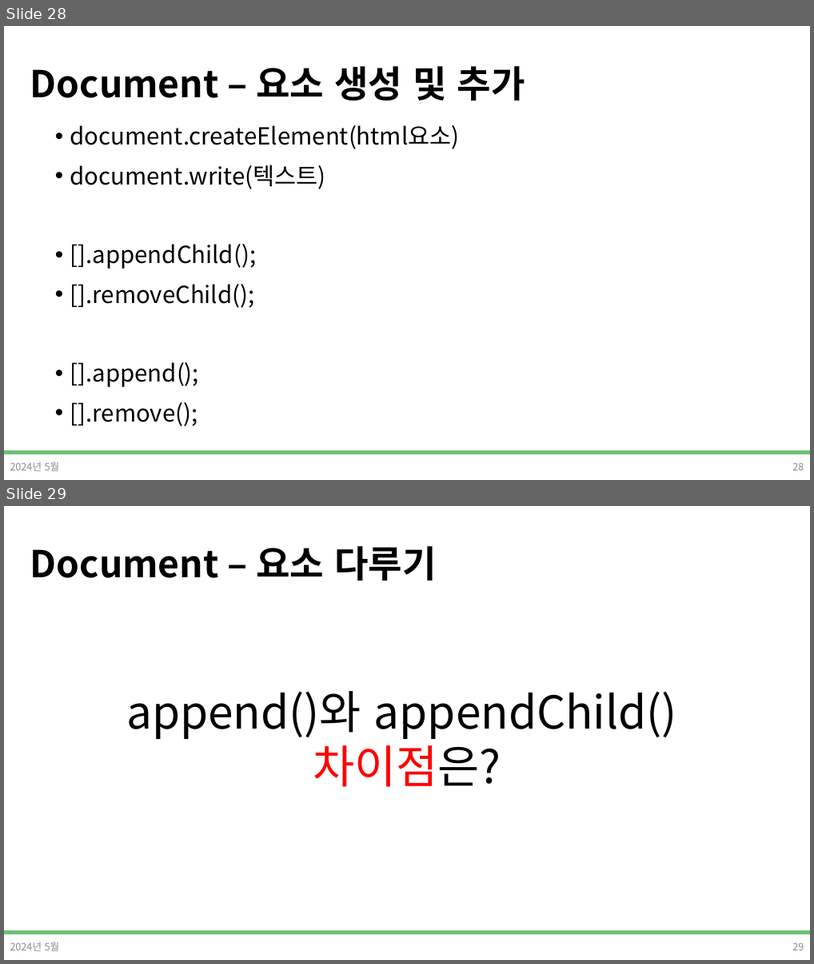
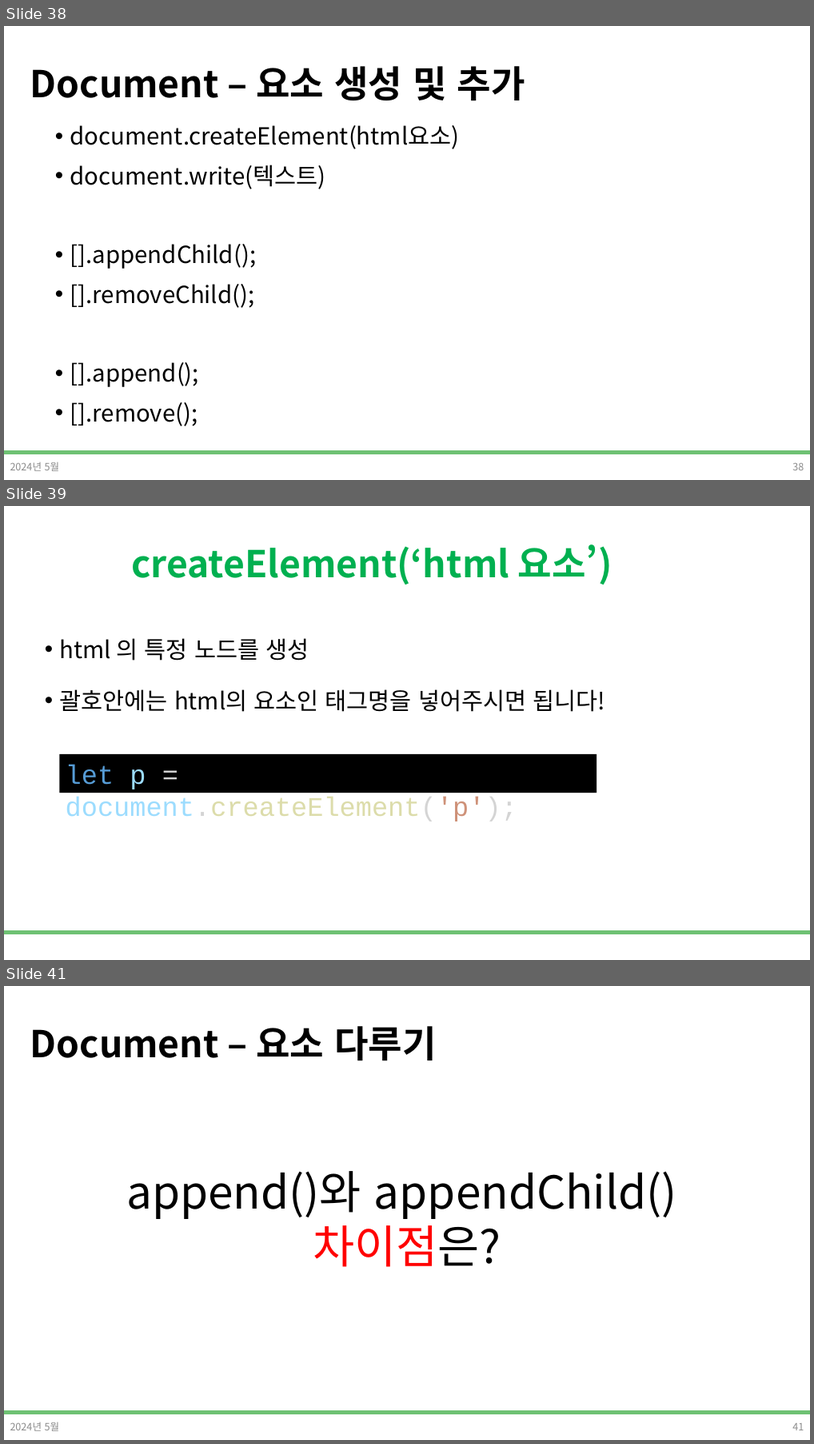
Before and after one commit to DevDamon0527/SeSAC_Yeongdeungpo_Campus_6th, a slide deck: material/[SeSAC_YDP_6] 04_2_Javascript_표준객체,DOM.pptx. Shown one above the other, each under a label of ours: slides 28 and 29 before the commit, slides 38, 39 and 41 after it; the slides between them are not shown. The pictures are 814x964 and 814x1444 pixels, drawn with LibreOffice and Linux fonts; fonts in the diff are those of the drawing; background and template pictures are left out. Boxes give left, top, right and bottom in pixels: in the first picture for what was removed or moved away, otherwise in the second. Text is boxed around its words. In the diff, an @@ line names an element or a change of style, - is before the commit and + after.

```diff
--- a/material/[SeSAC_YDP_6] 04_2_Javascript_표준객체,DOM.pptx
+++ b/material/[SeSAC_YDP_6] 04_2_Javascript_표준객체,DOM.pptx
@@ slide 39 added at <box>4,506,810,960</box>, background #FFFFFF; not listed: 1 template element that a slide beside it also shows @@
@@ title added at <box>131,544,613,584</box>, 44 pt, text #00B050, bold @@
+createElement(‘html 요소’)
@@ text added at <box>60,638,606,712</box>, 28 pt, text #000000 @@
+• html 의 특정 노드를 생성
+• 괄호안에는 html의 요소인 태그명을 넣어주시면 됩니다!
@@ rectangle added at <box>60,754,598,792</box>, fill #000000, 32 pt, text #DCDCAA @@
+let p = document.createElement('p');
@@ what was slide 28 is now slide 38 @@
@@ what was slide 29 is now slide 41 @@
@@ page number at <box>793,1423,804,1430</box>: text changed @@
-29
+41
```
Also in this commit, not shown: 2 slides changed, 16 other slides added, 7 other files.
